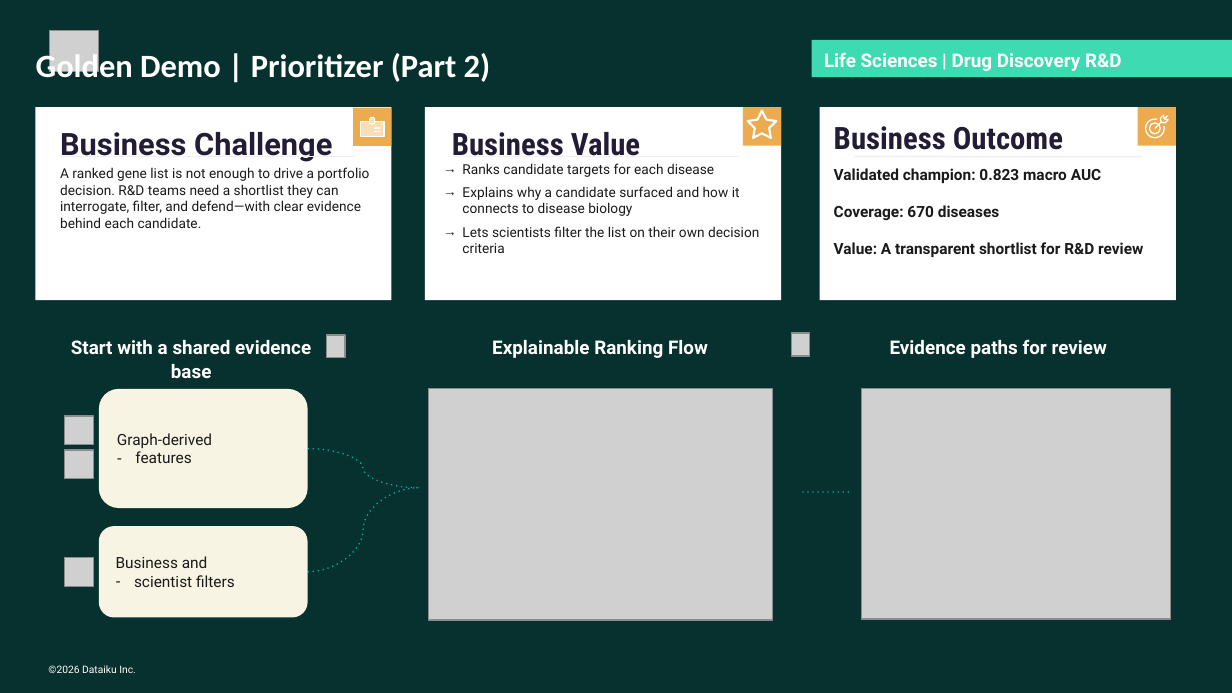
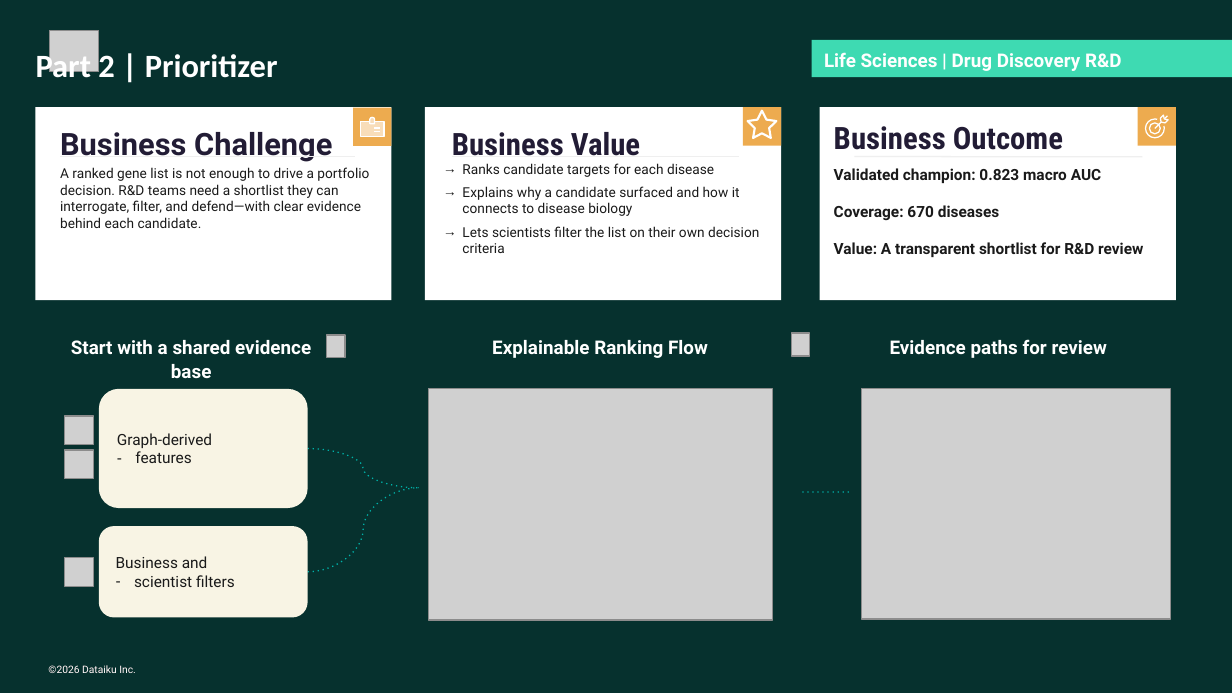
Before and after one commit to lhfudataiku/demo-target-identification, a slide deck: slide 2 of Target Identification — Business Overview.pptx. Drawn at 1232x693 pixels with LibreOffice and Linux fonts; fonts in the diff are those of the drawing; grey boxes stand for pictures. Boxes give left, top, right and bottom in pixels: in the first picture for what was removed or moved away, otherwise in the second. Text is boxed around its words. In the diff, an @@ line names an element or a change of style, - is before the commit and + after.

```diff
--- a/Target Identification — Business Overview.pptx
+++ b/Target Identification — Business Overview.pptx
@@ text at (x1=36, y1=51, x2=278, y2=86): text changed @@
-Golden Demo | Prioritizer (Part 2)
+Part 2 | Prioritizer
```
Also in this commit, not shown: 9 other files.
